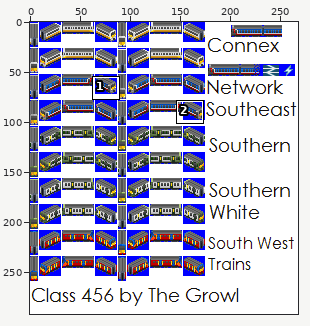
Edited in one commit: sprite sheet (gfx/BR456.png). The picture above shows the old version from afar; the outline marks the close-up.
Close-up. As it was:
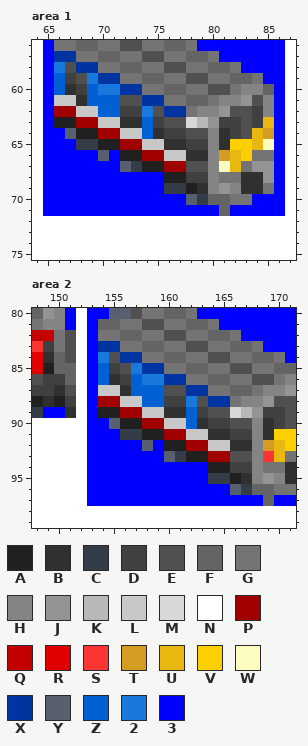
The file is 268x292 pixels. Colours within 5 levels of each other are drawn and written as one. Shown: area 1: x 64..87, y 56..75; area 2: x 148..171, y 80..99. The commit also changed other parts of the picture, which this record leaves out.
Palette (. is transparent): A #202020  B #303030  C #343c48  D #404040  E #505050  F #646464  G #747474  H #848484  J #949494  K #b8b8b8  L #c8c8c8  M #d8d8d8  N #ffffff  P #a00000  Q #c40000  R #e00000  S #fc3434  T #d49c20  U #e8b810  V #fcd000  W #fcfcc0  X #0034a0  Y #586070  Z #0060d4  2 #1878dc  3 #0000ff
Pixels before, area 1, first column x 64:
56 N3GGFFGGEEGGFFG33333333N
57 N3XXGGFFGGEEGGFFG333333N
58 N32EXXGGFFGGEEGGFFG3333N
59 N3ZDE2XXGGFFGGEEGGFFG33N
60 N3ZBDZ22XXGGFFGGEEGHHF3N
61 N3LLBZZZEEXXGGFFGHHJEH3N
62 N3PPLLZZDD2EXXGHHJEEDH3N
63 N3AAPPLLBBZDEEMKJDDEDU3N
64 N33YAAPPLLZBDDEEHBDEUT3N
65 N333CCAAPPLLBBDDHBVVUW3N
66 N33333Y3AAPPLLBBHTUVGG3N
67 N3333333YCAAPPEEHWUGJJ3N
68 N33333333333AADDHGGBBJ3N
69 N33333333333CCABHJHBBG3N
70 N3333333333333YCFFGG333N
71 N3333333333333333F33333N
72 NNNNNNNNNNNNNNNNNNNNNNNN
73 NNNNNNNNNNNNNNNNNNNNNNNN
74 NNNNNNNNNNNNNNNNNNNNNNNN
75 NNNNNNNNNNNNNNNNNNNNNNNN
Pixels before, area 2, first column x 148:
 80 FJH3N33YYEGGFFG333333333
 81 GHH3N3FFGGEEGGFFG3333333
 82 QQGEN3GGFFGGEEGGFFG33333
 83 SDGEN3XXGGFFGGEEGGFFG333
 84 RBFEN32EXXGGFFGGEEGGFFG3
 85 RAFFN3ZDE2XXGGFFGGEEGGFF
 86 EDDFN3ZBDZ22XXGGFFGGEEGH
 87 DDBEN3LLBZZZEEXXGGFFGHHJ
 88 ABADN3PPLLZZDD2EXXGHHJEE
 89 C33BN3AAPPLLBBZDEEMKJDDE
 90 NNNNN33YAAPPLLZBDDEEHBDE
 91 NNNNN333CCAAPPLLBBDDHBVV
 92 NNNNN33333Y3AAPPLLBBHTUV
 93 NNNNN3333333YCAAPPEEHSUG
 94 NNNNN33333333333AADDHGGB
 95 NNNNN33333333333CCABHJHB
 96 NNNNN3333333333333YCFFGG
 97 NNNNN3333333333333333F33
 98 NNNNNNNNNNNNNNNNNNNNNNNN
 99 NNNNNNNNNNNNNNNNNNNNNNNN
The result:
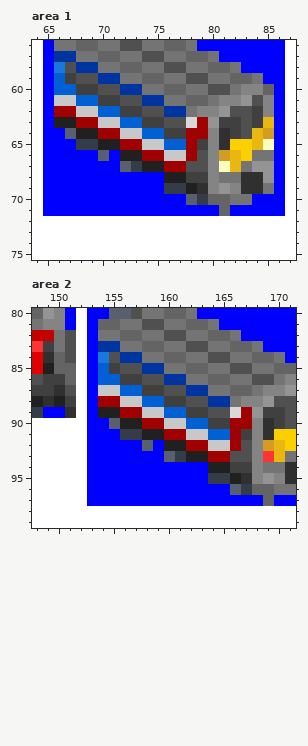
The exact change:
Area 1:
The author changed colour Z to colour D in row 60 at x 69; in row 61 at x 70 to 71; in row 63 at x 74.
The author changed colour 2 to colour E in row 59 at x 69; in row 60 at x 70 to 71; in row 62 at x 74.
The author changed colour B to colour E in row 66 at x 79.
The author changed colour B to colour P in row 66 at x 78.
The author changed colour D to colour P in row 65 at x 78.
The author changed colour E to colour P in row 64 at x 78 to 79.
The author changed colour K to colour P in row 63 at x 79.
The author changed colour B to colour Z in row 60 at x 67; in row 61 at x 68; in row 63 at x 72 to 73; in row 64 at x 75; in row 65 at x 76 to 77.
Area 2:
The author changed colour Z to colour D in row 86 at x 157; in row 87 at x 158 to 159; in row 89 at x 162.
The author changed colour 2 to colour E in row 85 at x 157; in row 86 at x 158 to 159; in row 88 at x 162.
The author changed colour B to colour E in row 92 at x 167.
The author changed colour B to colour P in row 92 at x 166.
The author changed colour D to colour P in row 91 at x 166.
The author changed colour E to colour P in row 90 at x 166 to 167.
The author changed colour K to colour P in row 89 at x 167.
The author changed colour B to colour Z in row 86 at x 155; in row 87 at x 156; in row 89 at x 160 to 161; in row 90 at x 163; in row 91 at x 164 to 165.
Boxes around the changes in both close-ups, in picture pixels (x1, y1, x2, y2):
changed: (65, 73, 208, 161)
changed: (109, 363, 252, 451)
